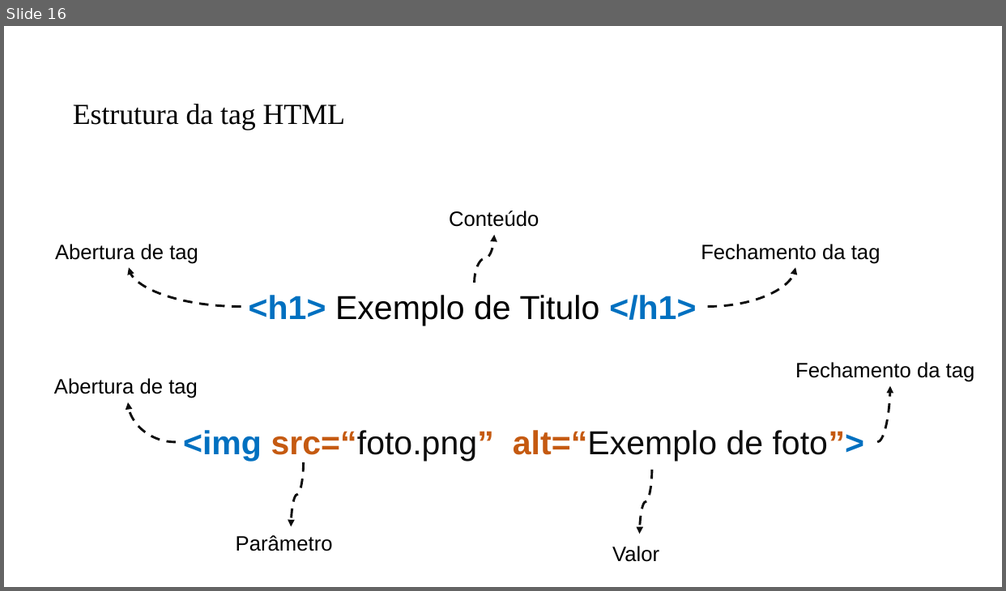
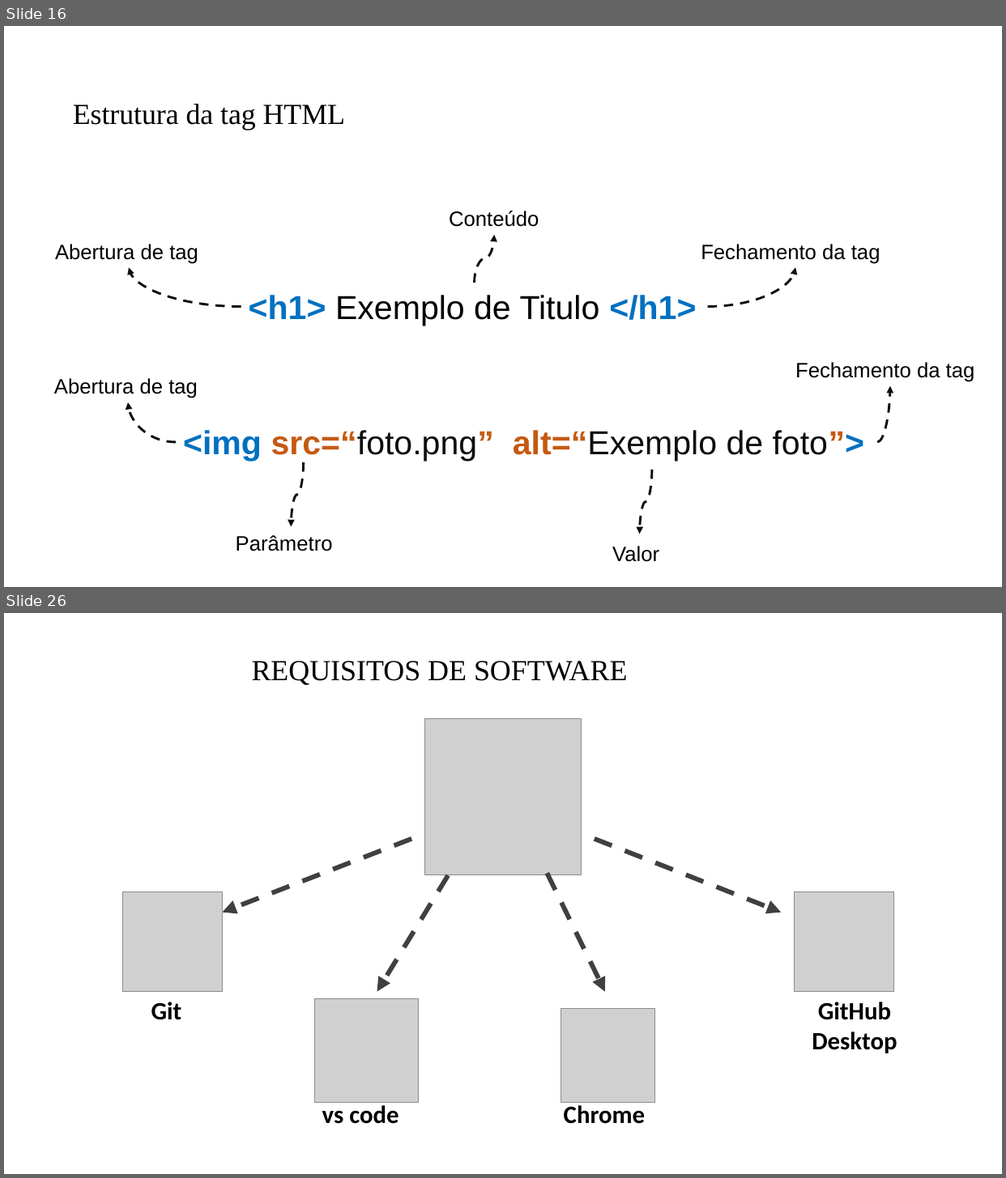
Before and after one commit to PedroMiho/UMC, a slide deck: Lógica e Programação/Módulo 01 - HTML e CSS/Aula 01 - Aula Inaugural/Aula Inaugural.pptx. Shown one above the other, each under a label of ours: slide 16 before the commit, slides 16 and 26 after it; the slides between them are not shown. The pictures are 1006x591 and 1006x1178 pixels, drawn with LibreOffice and Linux fonts; fonts in the diff are those of the drawing; grey boxes stand for pictures; background and template pictures are left out. Boxes give left, top, right and bottom in pixels: in the first picture for what was removed or moved away, otherwise in the second. Text is boxed around its words. In the diff, an @@ line names an element or a change of style, - is before the commit and + after.

```diff
--- a/Lógica e Programação/Módulo 01 - HTML e CSS/Aula 01 - Aula Inaugural/Aula Inaugural.pptx
+++ b/Lógica e Programação/Módulo 01 - HTML e CSS/Aula 01 - Aula Inaugural/Aula Inaugural.pptx
@@ slide 26 added at (4, 613, 1002, 1174), background #FFFFFF @@
@@ title added at (252, 661, 627, 685), 28 pt, text #000000 @@
+REQUISITOS DE SOFTWARE
@@ picture added at (425, 719, 582, 875) @@
@@ arrow added from (412, 839) to (223, 913), #404040 4.5 pt dashed @@
@@ arrow added from (594, 839) to (781, 913), #404040 4.5 pt dashed @@
@@ arrow added from (448, 875) to (377, 992), #404040 4.5 pt dashed @@
@@ arrow added from (548, 874) to (605, 992), #404040 4.5 pt dashed @@
@@ picture added at (122, 892, 222, 992) @@
@@ picture added at (795, 892, 894, 992) @@
@@ picture added at (315, 999, 418, 1102) @@
@@ text added at (151, 1002, 182, 1020), 24 pt, text #000000, bold @@
+Git
@@ picture added at (561, 1009, 654, 1102) @@
@@ text added at (812, 1002, 897, 1054), 24 pt, text #000000, bold @@
+GitHub Desktop
@@ text added at (322, 1102, 398, 1124), 24 pt, text #000000, bold @@
+vs code
@@ text added at (564, 1102, 646, 1124), 24 pt, text #000000, bold @@
+Chrome
```
Also in this commit, not shown: 2 slides changed, 23 other slides added, 1 slide removed.
